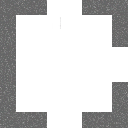
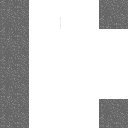
Layers edited between the first and the second (128, 128) image:
added layer "Beillesztett réteg #1" above "Beillesztett réteg" over [99, 99, 112, 113]
added layer "Beillesztett réteg" above "Háttér" over [99, 0, 128, 29]
painted on "Háttér" over [0, 0, 128, 128]
